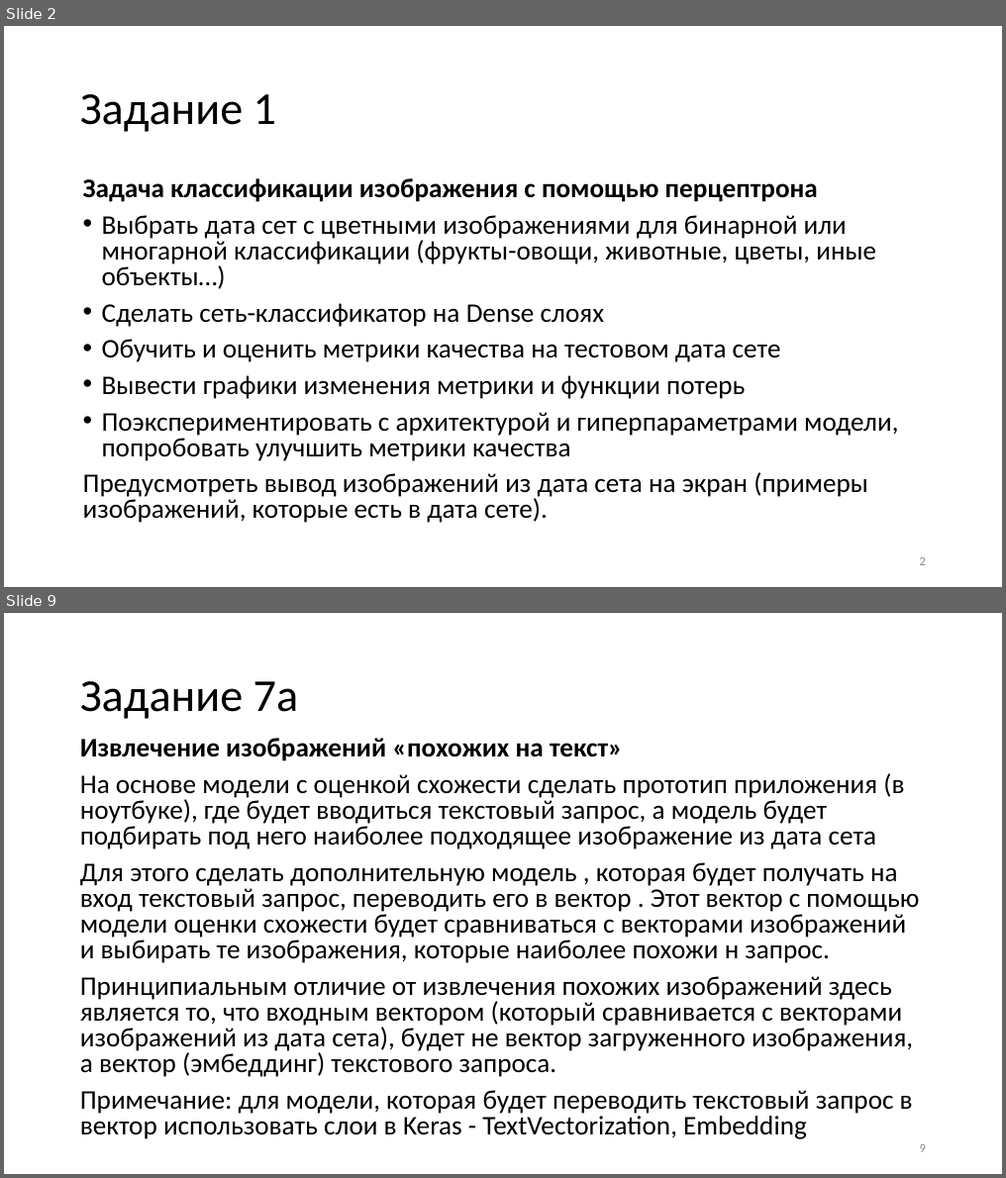
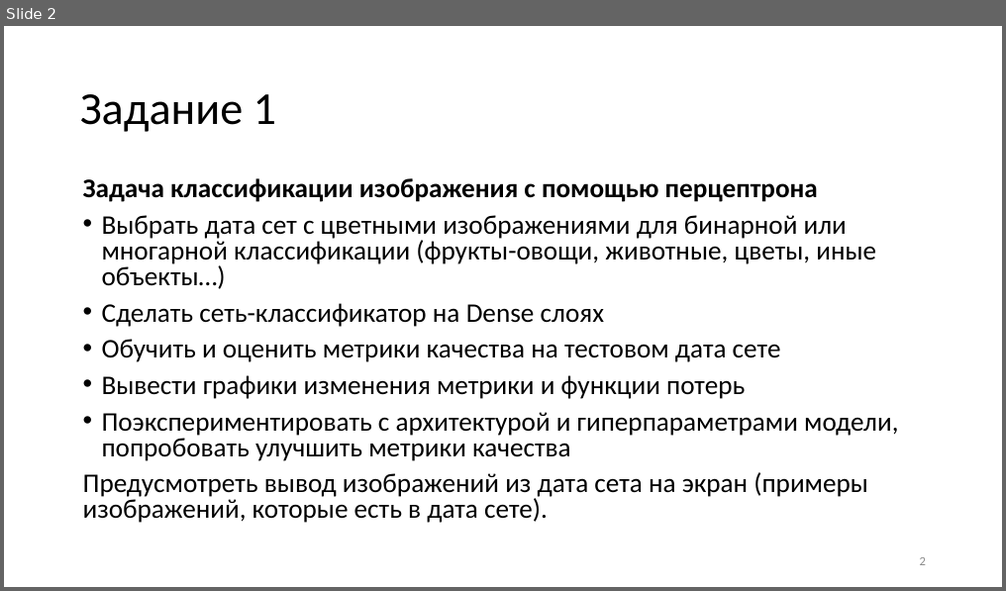
Before and after one commit to itc202/praktik, a slide deck: Нейросети_2024_практические_less2.pptx. Shown one above the other, each under a label of ours: slides 2 and 9 before the commit, slide 2 after it; the slides between them are not shown. The pictures are 1006x1178 and 1006x591 pixels, drawn with LibreOffice and Linux fonts; fonts in the diff are those of the drawing. Boxes give left, top, right and bottom in pixels: in the first picture for what was removed or moved away, otherwise in the second. Text is boxed around its words. In the diff, an @@ line names an element or a change of style, - is before the commit and + after.

```diff
--- a/Нейросети_2024_практические_less2.pptx
+++ b/Нейросети_2024_практические_less2.pptx
@@ slide 9 removed at bbox=[4, 613, 1002, 1174], background #FFFFFF @@
@@ title removed at bbox=[80, 681, 299, 719] @@
-Задание 7а
@@ text removed at bbox=[80, 738, 919, 1140] @@
-Извлечение изображений «похожих на текст»
-На основе модели с оценкой схожести сделать прототип приложения (в ноутбуке), где будет вводиться текстовый запрос, а модель будет подбирать под него наиболее подходящее изображение из дата сета
-Для этого сделать дополнительную модель , которая будет получать на вход текстовый запрос, переводить его в вектор . Этот вектор с помощью модели оценки схожести будет сравниваться с векторами изображений и выбирать те изображения, которые наиболее похожи н запрос.
-Принципиальным отличие от извлечения похожих изображений здесь является то, что входным вектором (который сравнивается с векторами изображений из дата сета), будет не вектор загруженного изображения, а вектор (эмбеддинг) текстового запроса.
-Примечание: для модели, которая будет переводить текстовый запрос в вектор использовать слои в Keras - TextVectorization, Embedding
@@ page number removed at bbox=[920, 1145, 926, 1153] @@
-9
```
Also in this commit, not shown: 5 slides changed, 1 slide added, 3 other slides removed.
